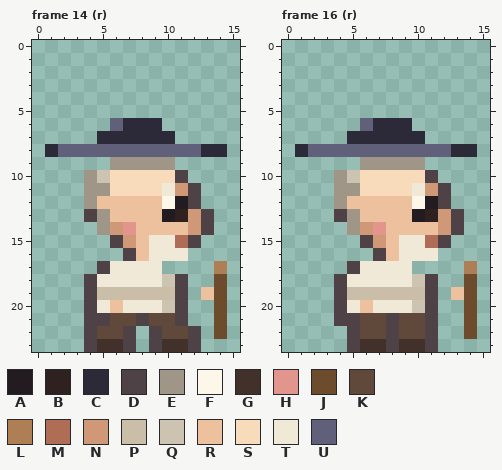
Edited in one commit: pixel-art file (ArtReview/C1-Walk/chief.aseprite). The picture above is the old version.
16x24 pixels, 16 frames. Shown: frame 14 (r), frame 16 (r). The commit also changed other frames, which this record leaves out.
Palette (. is transparent): A #221b20  B #2e2120  C #2c2a38  D #4f4246  E #9f9688  F #fdf7e9  G #42302a  H #e2958c  J #6c4c2d  K #60483a  L #ae7f55  M #af6d55  N #cf9977  P #cabea9  Q #ccc3b1  R #edc19d  S #f8dbba  T #f1e9d8  U #60607a
Pixels before, frame 14 (r), first column x 1:
 6 .....UCCC.....
 7 ....CCCCCC....
 8 CUUUUUUUUUUUCC
 9 .....EEEEE....
10 ...EQSSSSSD...
11 ...EESSSSTND..
12 ...ERRRRRFAD..
13 ...DERRRRABND.
14 ....ENHRRRRND.
15 .....DNRTTMD..
16 ......DRTTT...
17 ....DTTTT....L
18 ...DTTTTTQD..J
19 ...DPPPPPPD.RJ
20 ...DTRTTTQD..J
21 ...DDKKDKKD..J
22 ...DKKD.DKKD.J
23 ...DGGD.DGGD..
Pixels before, frame 16 (r), first column x 1:
 6 .....UCCC.....
 7 ....CCCCCC....
 8 CUUUUUUUUUUUCC
 9 .....EEEEE....
10 ...EQSSSSSD...
11 ...EESSSSTND..
12 ...ERRRRRFAD..
13 ...DERRRRABND.
14 ....ENHRRRRND.
15 .....DNRTTMD..
16 ......DRTTT...
17 ....DTTTT....L
18 ...DTTTTTQD..J
19 ...DPPPPPPD.RJ
20 ...DTRTTTQD..J
21 ...DDKKDKKD..J
22 ....DKKDKKD..J
23 ....DGGDGGD...
New version:
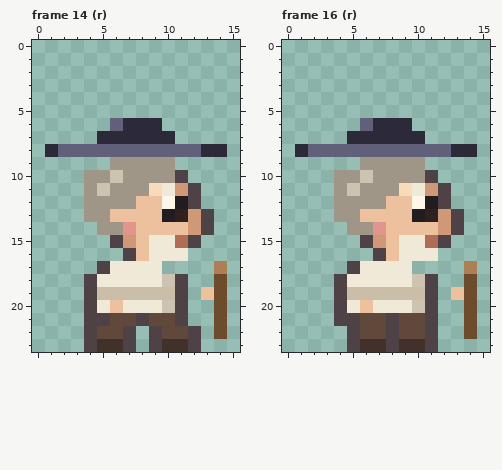
Edits made:
Frame 14 (r):
y 10: x 5..10 QSSSSS -> EQEEEE
y 11: x 5..8 ESSS -> QEEE
y 12: x 5..7 RRR -> EEE
y 13: x 4 D -> E
y 14: x 6 N -> E
Frame 16 (r): the same change as frame 14 (r)
Boxes around the changes in both pictures, in picture pixels (x1, y1, x2, y2):
changed: (84, 170, 175, 235)
changed: (334, 170, 425, 235)
